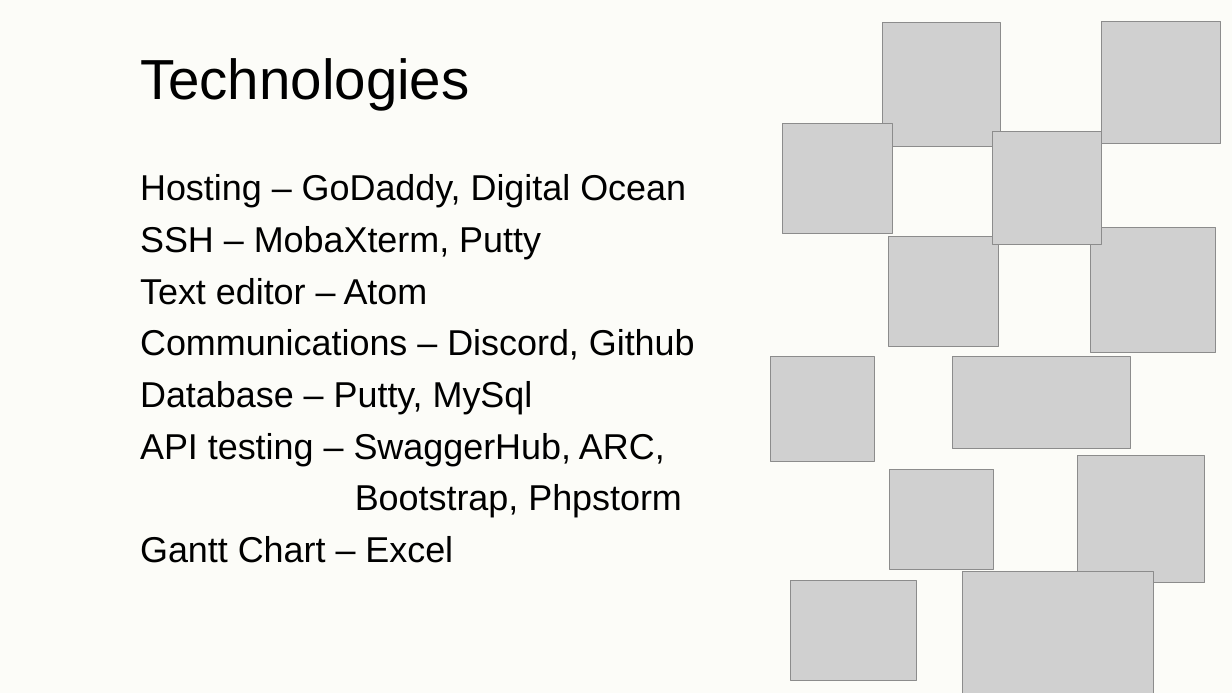
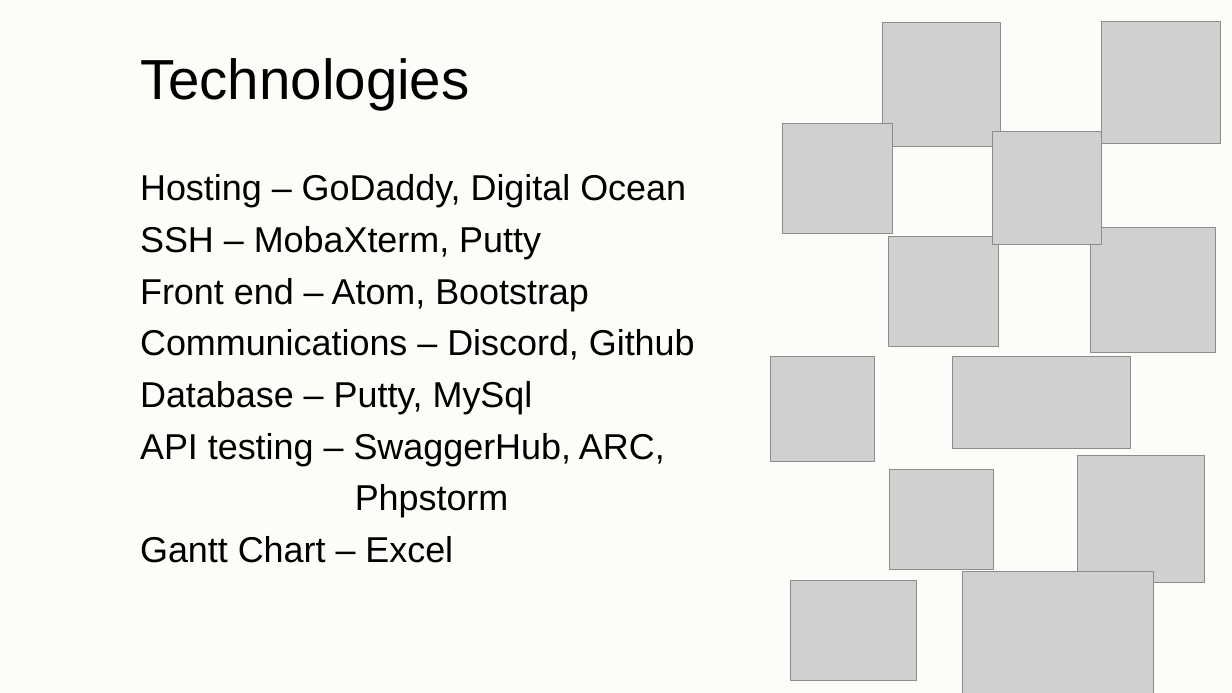
Before and after one commit to LightningStorms/SmallProject, a slide deck: slide 3 of Small_project_presentation.pptx. Drawn at 1232x693 pixels with LibreOffice and Linux fonts; fonts in the diff are those of the drawing; grey boxes stand for pictures; background and template pictures are left out. Boxes give left, top, right and bottom in pixels: in the first picture for what was removed or moved away, otherwise in the second. Text is boxed around its words. In the diff, an @@ line names an element or a change of style, - is before the commit and + after.

```diff
--- a/Small_project_presentation.pptx
+++ b/Small_project_presentation.pptx
@@ text at [140,278,589,311]: text changed @@
-Text editor – Atom
+Front end – Atom, Bootstrap
@@ text at [355,484,509,517]: text changed @@
-Bootstrap, Phpstorm
+Phpstorm
```
Also in this commit, not shown: 1 other slide changed.
